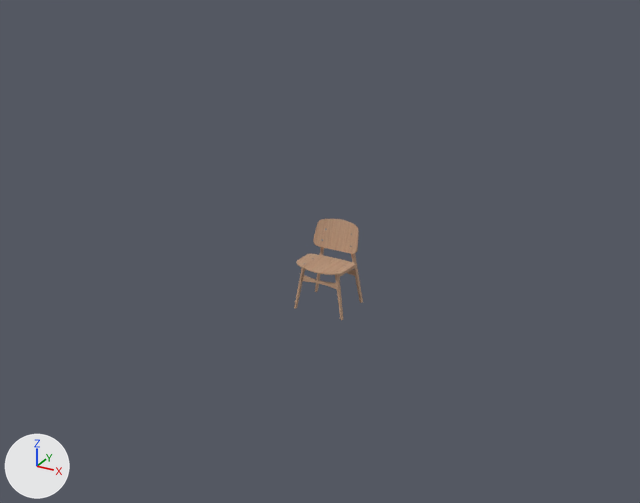
One commit to the Blender file low_poly_yt/chair.blend: the scene before it, then after it.
Rendered twice from a camera (50 mm lens) standing at (3.58, -6.7, 3.89) and looking at (0.02, -0.22, 0.65). Lighting does not change. The marker at lower left points along +X, +Y and +Z.

Names of what the first picture shows: 'backside', 'front-panel', 'leg', 'seat'.
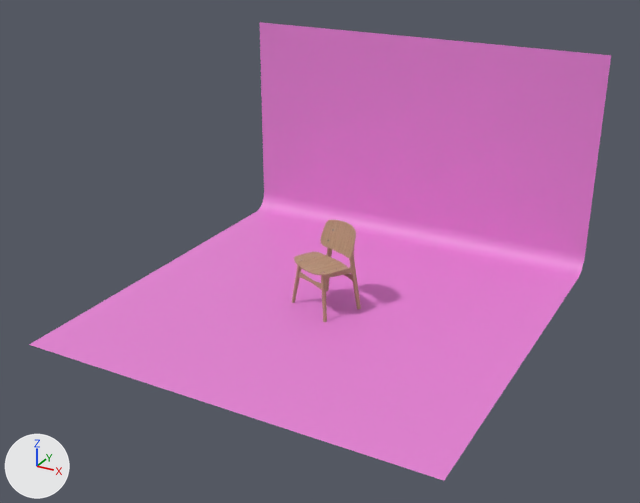
Pixel boxes (x1, y1, x2, y2) of what changed, in the pictures (640 x 503 px):
```json
{"object": "Plane", "change": "added", "after": [29, 22, 611, 481], "on screen": "pink"}
{"object": "backside", "change": "moved, turned", "before": [313, 219, 359, 254], "after": [320, 220, 356, 258]}
{"object": "leg", "change": "moved, turned", "before": [294, 247, 363, 320], "after": [292, 248, 361, 322]}
{"object": "seat", "change": "moved, turned", "before": [296, 253, 356, 275], "after": [294, 252, 349, 275]}
{"object": "front-panel", "change": "moved, turned", "before": [302, 275, 337, 289], "after": [298, 271, 322, 290]}
```

Scene script edits in JSON lines:
```json
{"op": "add", "block": "mat_material_001", "code": ["mat_material_001 = principled_material('Material.001')", "mat_material_001.base_color = (0.8, 0.231, 0.672)  # pink #e784d6"]}
{"op": "add", "block": "me_plane", "code": ["me_plane = bpy.data.meshes.new('Plane')", "me_plane.from_pydata([(-1.0, -1.0, 0.0), (1.0, -1.0, 0.0), (-1.0, 1.0, 0.0), (1.0, 1.0, 0.0), (-1.0, 1.0, 1.14), (1.0, 1.0, 1.14)], [], [(0, 1, 3, 2), (2, 3, 5, 4)])", "me_plane.polygons.foreach_set('use_smooth', [True] * 2)", "me_plane.materials.append(mat_material_001)  # pink #e784d6"]}
{"op": "set", "path": "ob_leg.location", "old": "(0.0, 0.0, 0.0)", "new": "(-0.016, -0.026, 0.0)"}
{"op": "set", "path": "ob_leg.rotation_euler", "old": "(0.0, 0.0, 0.0)", "new": "(0.0, 0.0, -0.409)", "note": "degrees (0, 0, 0) -> degrees (0, 0, -23)"}
{"op": "set", "path": "ob_seat.location", "old": "(-0.001, -0.04, 0.48)", "new": "(-0.032, -0.062, 0.48)"}
{"op": "set", "path": "ob_seat.rotation_euler", "old": "(0.0, 0.0, 0.0)", "new": "(0.0, 0.0, -0.409)", "note": "degrees (0, 0, 0) -> degrees (0, 0, -23)"}
{"op": "set", "path": "ob_backside.location", "old": "(-0.001, 0.115, 0.691)", "new": "(0.029, 0.08, 0.691)"}
{"op": "set", "path": "ob_backside.rotation_euler", "old": "(1.571, 0.0, 0.0)", "new": "(1.571, 0.0, -0.409)", "note": "degrees (90, 0, 0) -> degrees (90, 0, -23)"}
{"op": "set", "path": "ob_front_panel.location", "old": "(0.0, -0.193, 0.247)", "new": "(-0.092, -0.203, 0.247)"}
{"op": "set", "path": "ob_front_panel.rotation_euler", "old": "(-0.114, 0.0, 0.0)", "new": "(-0.114, 0.0, -0.409)", "note": "degrees (-6.5, 0, 0) -> degrees (-6.5, 0, -23)"}
{"op": "add", "block": "ob_plane", "code": ["ob_plane = bpy.data.objects.new('Plane', me_plane)", "ob_plane.location = (-0.004, 0.0, 0.0)", "ob_plane.scale = (1.95, 1.95, 1.95)", "_m = ob_plane.modifiers.new('Bevel', 'BEVEL')", "_m.segments = 15"]}
```
